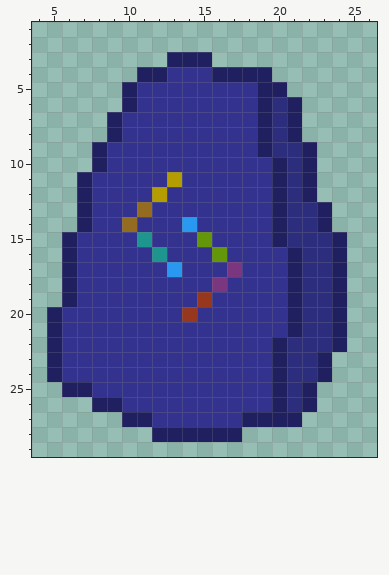
Two versions of one pixel-art sprite, Items/Consumable/RuneOfHarvest.png. The first picture shows the starting point.
The file is 32x32 pixels. Shown: x 4..26, y 1..29.
New version:
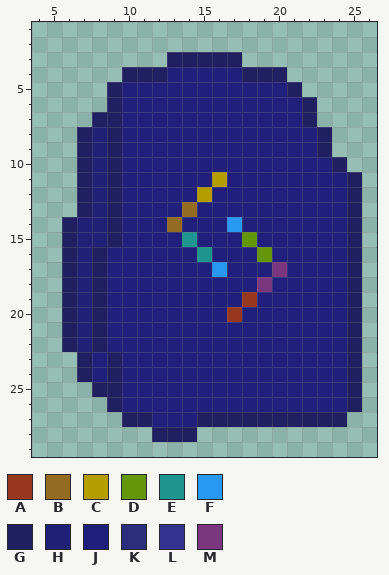
Palette (. is transparent): A #96371e  B #936c21  C #b49d00  D #639608  E #1e968f  F #2898f0  G #202061  H #202076  J #20207c  K #2d2d7d  L #33338f  M #7a367e
Difference:
Changed rows in their new state; - is an unchanged pixel.
first column x 5:
 3 -----------GG--------
 4 -----G--JJJJJ--G-----
 5 ----GJJJJJJJJJJJG----
 6 ----GJJJJJJJJJJJJG---
 7 ---G-JJJJJJJJJJJJG---
 8 --GH-JJJJJJJJJJJJJG--
 9 --GHGJJJJJJJJJJJJJG--
10 --GHGJJJJJJJJJJJJJJG-
11 ---HGJJJJJJCJJJJJJJJG
12 ---HGJJJJJCJJJJJJJJJG
13 ---HGJJJJBJJJJJJJJJJG
14 -GHHGJJJBJJJFJJJJJJJG
15 --HHGJJJJEJJJDJJJJJJG
16 --HGJJJJJJEJJJDJJJJJG
17 --HGJJJJJJJFJJJMJJJJG
18 --HGJJJJJJJJJJMJJJJJG
19 --HGJJJJJJJJJAJJJJJJG
20 .GHGJJJJJJJJAJJJJJJJG
21 .GHGJJJJJJJJJJJJJJJJG
22 .GHGJJJJJJJJJJJJJJJJG
23 ..GJGJJJJJJJJJJJJJJJG
24 ..GJGJJJJJJJJJJJJJJJG
25 -..GGJJJJJJJJJJJJJJJG
26 ---.-JJJJJJJJJJJJJJJG
27 -------JJJGGG----GGG-
28 ----------...--------
Changed places in both pictures, as pixel boxes (x1, y1, x2, y2):
changed: (47, 52, 362, 442)
